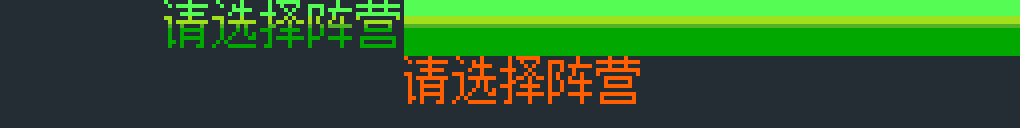
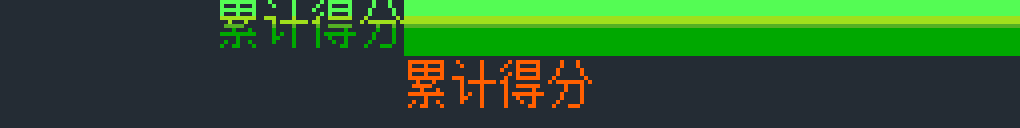
Revision of a layered 1020x128 image; what changed, layer by layer:
added group "nod得分界面" with 10 layers above "阵营选择画面" over [220,0,592,108]
moved "图层 6" into group "nod得分界面", painted on it over [164,0,404,48]
added layer "累计得分" in group "nod得分界面" over [408,60,592,108]
hid "请选择阵营", moved it into group "阵营选择画面" over [404,56,640,104]
